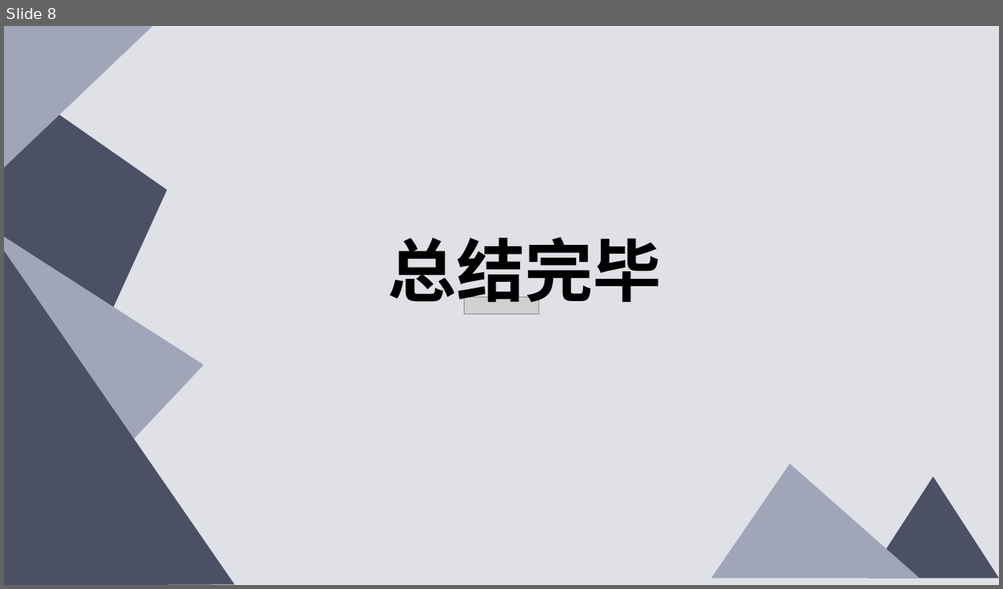
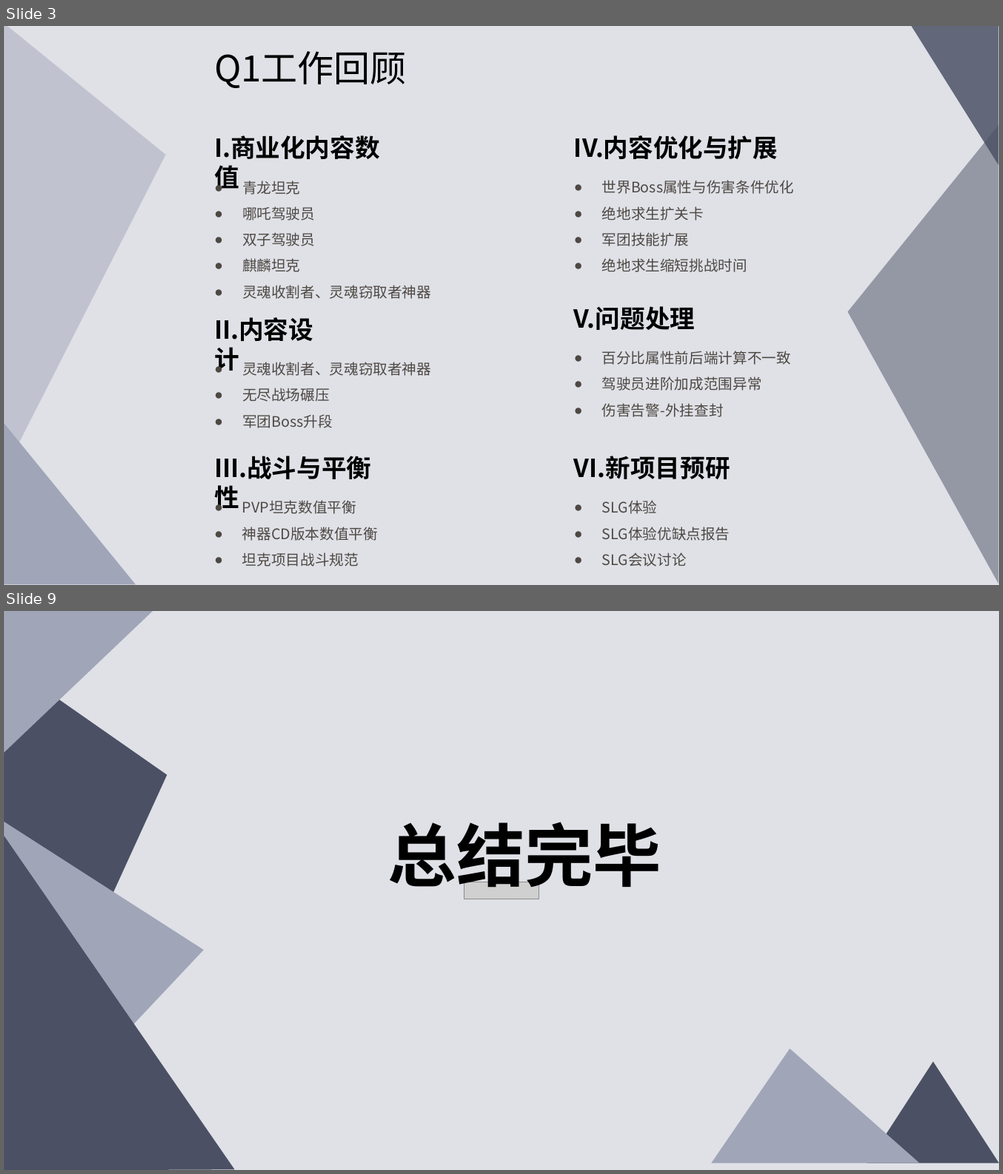
Before and after one commit to qilin0433/Myfile, a slide deck: 总结报告/祁麟2022Q4年度工作总结.pptx. Shown one above the other, each under a label of ours: slide 8 before the commit, slides 3 and 9 after it; the slides between them are not shown. The pictures are 1003x589 and 1003x1174 pixels, drawn with LibreOffice and Linux fonts; fonts in the diff are those of the drawing; grey boxes stand for pictures. Boxes give left, top, right and bottom in pixels: in the first picture for what was removed or moved away, otherwise in the second. Text is boxed around its words. In the diff, an @@ line names an element or a change of style, - is before the commit and + after.

```diff
--- a/总结报告/祁麟2022Q4年度工作总结.pptx
+++ b/总结报告/祁麟2022Q4年度工作总结.pptx
@@ slide 3 added at (4,26,999,585), background #DFE1E7 @@
@@ triangle added at (4,26,166,473), fill #A0A5B8 at 49% opacity @@
@@ triangle added at (910,26,999,165), fill #4B5064 at 84% opacity @@
@@ text added at (214,51,407,88), 35 pt, text #000000 @@
+Q1工作回顾
@@ text added at (214,136,380,192), 24 pt, text #000000, bold @@
+I.商业化内容数值
@@ text added at (574,136,777,159), 24 pt, text #000000, bold @@
+IV.内容优化与扩展
@@ triangle added at (848,126,998,585), fill #4B5064 at 50% opacity @@
@@ text added at (242,181,431,299), 14 pt, text #4E4843 @@
+● 青龙坦克
+● 哪吒驾驶员
+● 双子驾驶员
+● 麒麟坦克
+● 灵魂收割者、灵魂窃取者神器
@@ text added at (602,180,794,272), 14 pt, text #4E4843 @@
+● 世界Boss属性与伤害条件优化
+● 绝地求生扩关卡
+● 军团技能扩展
+● 绝地求生缩短挑战时间
@@ text added at (574,306,694,330), 24 pt, text #000000, bold @@
+V.问题处理
@@ text added at (214,318,313,373), 24 pt, text #000000, bold @@
+II.内容设计
@@ text added at (602,351,791,417), 14 pt, text #4E4843 @@
+● 百分比属性前后端计算不一致
+● 驾驶员进阶加成范围异常
+● 伤害告警-外挂查封
@@ text added at (242,362,431,429), 14 pt, text #4E4843 @@
+● 灵魂收割者、灵魂窃取者神器
+● 无尽战场碾压
+● 军团Boss升段
@@ triangle added at (4,423,136,585), fill #A0A5B8 @@
@@ text added at (214,456,371,511), 24 pt, text #000000, bold @@
+III.战斗与平衡性
@@ text added at (574,456,730,480), 24 pt, text #000000, bold @@
+VI.新项目预研
@@ text added at (242,500,378,567), 14 pt, text #4E4843 @@
+● PVP坦克数值平衡
+● 神器CD版本数值平衡
+● 坦克项目战斗规范
@@ text added at (602,500,730,567), 14 pt, text #4E4843 @@
+● SLG体验
+● SLG体验优缺点报告
+● SLG会议讨论
@@ what was slide 8 is now slide 9 @@
```
Also in this commit, not shown: 3 slides changed, 4 other slides added, 4 slides removed, 5 other files.
